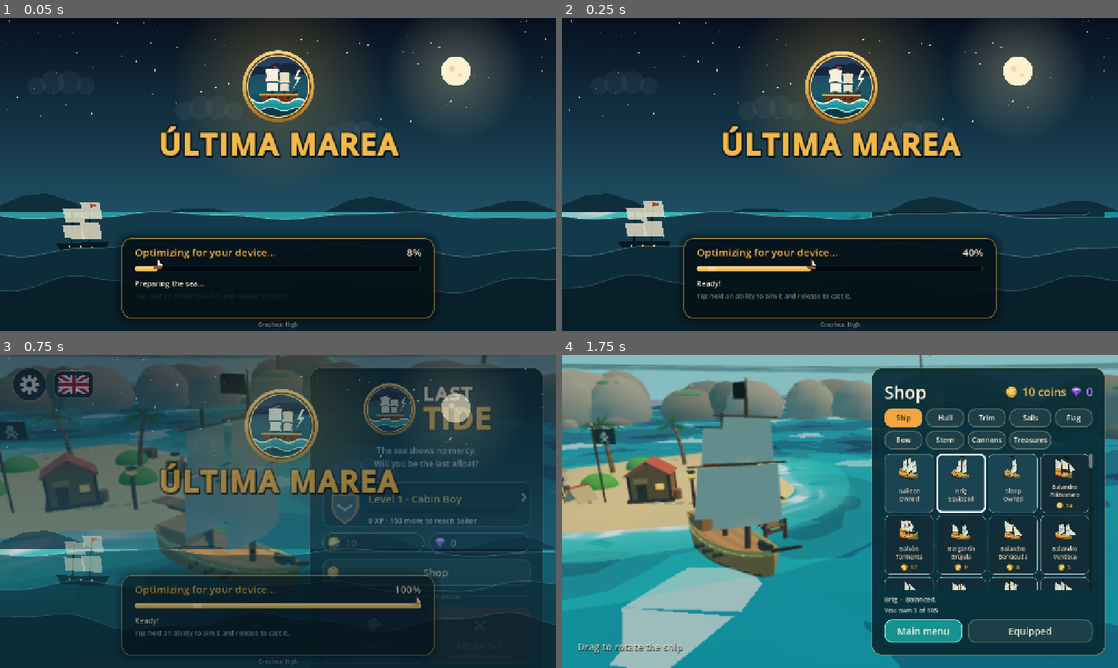
Above: before the commit, frames 1-4 (two rows, left to right).
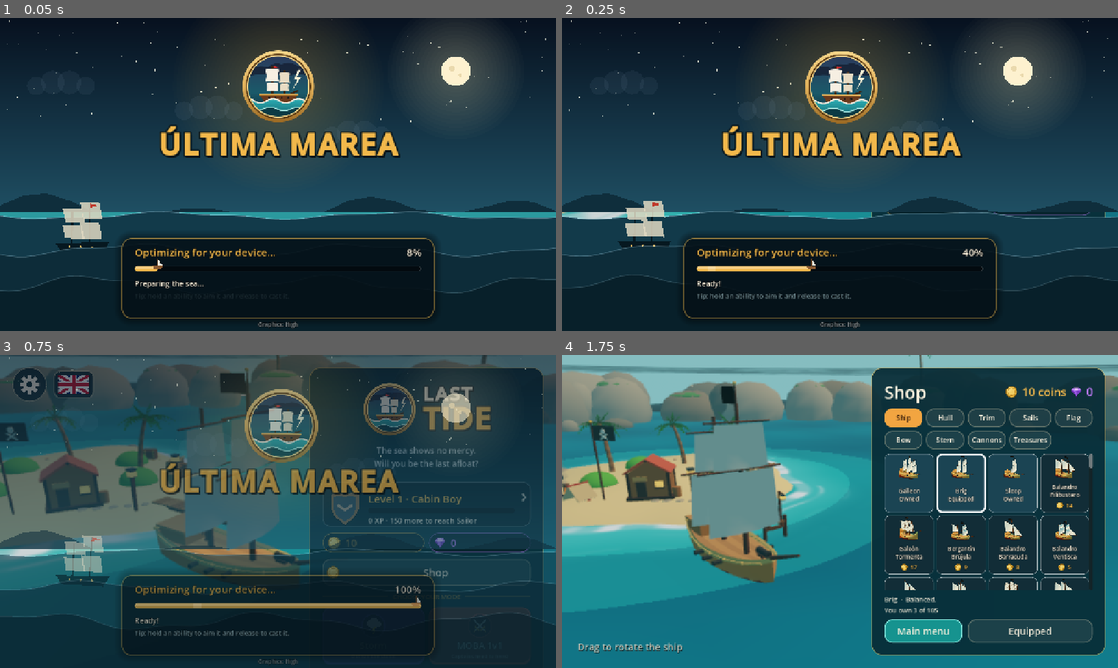
Above: after the commit, the same moments.

Repository: juanklowData/ultima-marea
Game: Godot game, scene res://escenas/principal.tscn
Two runs of this game, one before a commit and one after it. Both use one fixed random seed, a clock stepped at 60 frames per second and the inputs below. Sound files missing from this copy of the repository are replaced by a short silence.
Inputs (mouse positions are in pixels of both pictures, inside the frame that each line leads up to):
- Up to frame 1 (0.05 s): no input
- Up to frame 2 (0.25 s): no input
- Up to frame 3 (0.75 s): click (428, 505) at 0.52 s
- Up to frame 4 (1.75 s): click "Shop" at 1.25 s

Frame 1 is identical in both runs. In frame 2, 0.2% of the frame differs, in the area x 0-100%, y 62-65%; in frame 3, 1.6%; in frame 4, 22%, in the area x 0-100%, y 0-100%.

Commit message:
Mar mas sencillo y ligero: ondulacion suave y lenta, color liso sin bandas ni facetas y la mitad de divisiones
Co-authored-by: Cursor <cursoragent@cursor.com>

Diff:
--- a/godot/scripts/principal.gd
+++ b/godot/scripts/principal.gd
@@ -60,7 +60,7 @@
 # Segundos sin girar solo después de que el jugador mueva la cámara a mano.
 const PAUSA_GIRO_MANUAL := 300.0
 const LADO_AGUA := 190.0
-const DIVISIONES_AGUA := 64
+const DIVISIONES_AGUA := 32
 const ANCHO_PANEL := 540.0
 const MONEDAS_VICTORIA := 15
 const MONEDAS_POR_HUNDIDO := 1
@@ -450,7 +450,7 @@
 
 
 const CALIDADES_MAR: Array[String] = ["Plano", "Suave", "Con olas", "Detallado"]
-const DIVISIONES_MAR: Array[int] = [32, 44, DIVISIONES_AGUA, 96]
+const DIVISIONES_MAR: Array[int] = [16, 24, DIVISIONES_AGUA, 48]
 var botones_mar: Array[Button] = []
 
 
@@ -475,7 +475,6 @@
 	camara.far = 400.0 if efecto_visual("lejos") else [140.0, 180.0, 260.0, 400.0][nivel]
 	var mar := calidad_mar()
 	agua.material_override = material_agua
-	material_agua.set_shader_parameter("detalle", mar >= 2)
 	var plano := agua.mesh as PlaneMesh
 	plano.subdivide_width = DIVISIONES_MAR[mar]
 	plano.subdivide_depth = plano.subdivide_width
@@ -1165,15 +1164,13 @@
 	var p := Vector2(x, z)
 	var radio := zona_radio * ESCALA
 	var fuera := smoothstep(radio, radio + 8.0, p.distance_to(zona_centro * ESCALA))
-	var h := _ola(p, Vector2(1.0, 0.3), 14.0, 0.12) + _ola(p, Vector2(-0.4, 1.0), 9.0, 0.08) + _ola(p, Vector2(0.7, -0.7), 6.0, 0.05) \
-		+ _ola(p, Vector2(-0.8, -0.35), 4.3, 0.04)
-	return peligros.ajustar_mar(x, z, h * (1.0 + fuera * 2.0) + _ola(p, Vector2(0.2, 1.0), 21.0, 0.35) * fuera)
+	var h := _ola(p, Vector2(1.0, 0.3), 18.0, 0.07) + _ola(p, Vector2(-0.4, 1.0), 11.0, 0.04)
+	return peligros.ajustar_mar(x, z, h * (1.0 + fuera * 1.5) + _ola(p, Vector2(0.2, 1.0), 21.0, 0.25) * fuera)
 
 
 func _ola(p: Vector2, direccion: Vector2, largo: float, amplitud: float) -> float:
 	var k := TAU / largo
-	var s := sin(direccion.normalized().dot(p) * k - sqrt(9.8 * k) * tiempo)
-	return amplitud * (2.0 * pow(0.5 + 0.5 * s, 1.8) - 0.6)
+	return amplitud * sin(direccion.normalized().dot(p) * k - sqrt(9.8 * k) * tiempo * 0.6)
 
 
 func fuerza_tormenta(punto: Vector2) -> float:
--- a/godot/shaders/agua.gdshader
+++ b/godot/shaders/agua.gdshader
@@ -1,5 +1,5 @@
 shader_type spatial;
-// Estilo retro low poly: opaco, sin luz por píxel, facetas planas y colores por bandas.
+// Mar sencillo: opaco, sin luz por píxel, una ondulación suave y lenta y color liso.
 render_mode unshaded, cull_back, depth_draw_opaque;
 
 uniform vec4 color_hondo : source_color = vec4(0.02, 0.15, 0.23, 1.0);
@@ -12,8 +12,6 @@
 uniform float zona_radio = 80.0;
 uniform float relampago = 0.0;
 uniform float tiempo = 0.0;
-// Con detalle las crestas de espuma se ven más blancas.
-uniform bool detalle = true;
 // Remolinos cercanos: x, z, radio y profundidad del embudo (metros). Radio 0 = vacío.
 uniform vec4 remolinos[6];
 // Bajíos de las islas cercanas (Islas.BAJIOS): x, z, radio interior y exterior del agua
@@ -30,16 +28,12 @@
 // Debe coincidir con Principal.altura_mar() para que los barcos floten sobre la ola.
 float ola(vec2 p, vec2 dir, float largo, float amp, float t) {
 	float k = 6.2831853 / largo;
-	float s = sin(dot(normalize(dir), p) * k - sqrt(9.8 * k) * t);
-	return amp * (2.0 * pow(0.5 + 0.5 * s, 1.8) - 0.6);
+	return amp * sin(dot(normalize(dir), p) * k - sqrt(9.8 * k) * t * 0.6);
 }
 
 float altura_mar(vec2 p, float t, float fuera) {
-	float h = ola(p, vec2(1.0, 0.3), 14.0, 0.12, t)
-		+ ola(p, vec2(-0.4, 1.0), 9.0, 0.08, t)
-		+ ola(p, vec2(0.7, -0.7), 6.0, 0.05, t)
-		+ ola(p, vec2(-0.8, -0.35), 4.3, 0.04, t);
-	return h * (1.0 + fuera * 2.0) + ola(p, vec2(0.2, 1.0), 21.0, 0.35, t) * fuera;
+	float h = ola(p, vec2(1.0, 0.3), 18.0, 0.07, t) + ola(p, vec2(-0.4, 1.0), 11.0, 0.04, t);
+	return h * (1.0 + fuera * 1.5) + ola(p, vec2(0.2, 1.0), 21.0, 0.25, t) * fuera;
 }
 
 // Debe coincidir con Peligros.ajustar_mar(): el remolino calma las olas y hunde el agua.
@@ -69,26 +63,13 @@
 
 void fragment() {
 	vec2 p = pos_mundo.xz;
-	// Normal de cada triángulo de la malla: las olas se ven como facetas planas.
-	vec3 n = normalize(cross(dFdx(pos_mundo), dFdy(pos_mundo)));
-	if (n.y < 0.0) {
-		n = -n;
-	}
-	float luz = clamp(dot(n, normalize(vec3(0.45, 1.0, 0.3))), 0.0, 1.0);
-
-	// Tres tonos según la altura de la ola, sin degradados.
-	float alto = clamp(0.5 + altura * 2.2, 0.0, 1.0);
-	float banda = min(floor(alto * 3.0) * 0.5, 1.0);
-	vec3 color = mix(color_hondo.rgb, color_claro.rgb, banda);
+	// Color liso con un leve aclarado en lo alto de la ondulación.
+	vec3 color = mix(color_hondo.rgb, color_claro.rgb, clamp(0.75 + altura * 1.5, 0.0, 1.0));
 	color = mix(color, color_cielo.rgb, 0.12);
-	color *= 0.78 + 0.32 * luz;
-	// Crestas blancas planas en lo alto de las olas.
-	color = mix(color, color_espuma.rgb, step(0.22, altura) * (detalle ? 0.55 : 0.4));
 
 	float d = length(p - zona_centro);
 	float fuera_color = step(zona_radio, d);
-	vec3 bravo = mix(color_tormenta.rgb, vec3(0.08, 0.12, 0.16), banda) * (0.8 + 0.3 * luz)
-		+ step(0.3, altura) * vec3(0.35, 0.38, 0.42);
+	vec3 bravo = mix(color_tormenta.rgb, vec3(0.08, 0.12, 0.16), clamp(0.5 + altura, 0.0, 1.0));
 	color = mix(color, bravo, fuera_color);
 	color += vec3(0.55, 0.6, 0.8) * relampago * fuera_color * 0.3;
 	color = mix(color, color_espuma.rgb, 1.0 - step(0.4, abs(d - zona_radio)));
--- a/godot/shaders/orilla.gdshader
+++ b/godot/shaders/orilla.gdshader
@@ -26,17 +26,13 @@
 // Debe coincidir con agua.gdshader para que la espuma quede pegada al agua.
 float ola(vec2 p, vec2 dir, float largo, float amp, float t) {
 	float k = 6.2831853 / largo;
-	float s = sin(dot(normalize(dir), p) * k - sqrt(9.8 * k) * t);
-	return amp * (2.0 * pow(0.5 + 0.5 * s, 1.8) - 0.6);
+	return amp * sin(dot(normalize(dir), p) * k - sqrt(9.8 * k) * t * 0.6);
 }
 
 float altura_mar(vec2 p, float t) {
 	float fuera = smoothstep(zona_radio, zona_radio + 8.0, length(p - zona_centro));
-	float h = ola(p, vec2(1.0, 0.3), 14.0, 0.12, t)
-		+ ola(p, vec2(-0.4, 1.0), 9.0, 0.08, t)
-		+ ola(p, vec2(0.7, -0.7), 6.0, 0.05, t)
-		+ ola(p, vec2(-0.8, -0.35), 4.3, 0.04, t);
-	return h * (1.0 + fuera * 2.0) + ola(p, vec2(0.2, 1.0), 21.0, 0.35, t) * fuera;
+	float h = ola(p, vec2(1.0, 0.3), 18.0, 0.07, t) + ola(p, vec2(-0.4, 1.0), 11.0, 0.04, t);
+	return h * (1.0 + fuera * 1.5) + ola(p, vec2(0.2, 1.0), 21.0, 0.25, t) * fuera;
 }
 
 void vertex() {
--- a/godot/shaders/remolino.gdshader
+++ b/godot/shaders/remolino.gdshader
@@ -38,17 +38,13 @@
 // Debe coincidir con agua.gdshader para que el remolino quede pegado al agua.
 float ola(vec2 p, vec2 dir, float largo, float amp, float t) {
 	float k = 6.2831853 / largo;
-	float s = sin(dot(normalize(dir), p) * k - sqrt(9.8 * k) * t);
-	return amp * (2.0 * pow(0.5 + 0.5 * s, 1.8) - 0.6);
+	return amp * sin(dot(normalize(dir), p) * k - sqrt(9.8 * k) * t * 0.6);
 }
 
 float altura_mar(vec2 p, float t) {
 	float fuera = smoothstep(zona_radio, zona_radio + 8.0, length(p - zona_centro));
-	float h = ola(p, vec2(1.0, 0.3), 14.0, 0.12, t)
-		+ ola(p, vec2(-0.4, 1.0), 9.0, 0.08, t)
-		+ ola(p, vec2(0.7, -0.7), 6.0, 0.05, t)
-		+ ola(p, vec2(-0.8, -0.35), 4.3, 0.04, t);
-	return h * (1.0 + fuera * 2.0) + ola(p, vec2(0.2, 1.0), 21.0, 0.35, t) * fuera;
+	float h = ola(p, vec2(1.0, 0.3), 18.0, 0.07, t) + ola(p, vec2(-0.4, 1.0), 11.0, 0.04, t);
+	return h * (1.0 + fuera * 1.5) + ola(p, vec2(0.2, 1.0), 21.0, 0.25, t) * fuera;
 }
 
 vec2 girar(vec2 v, float a) {
